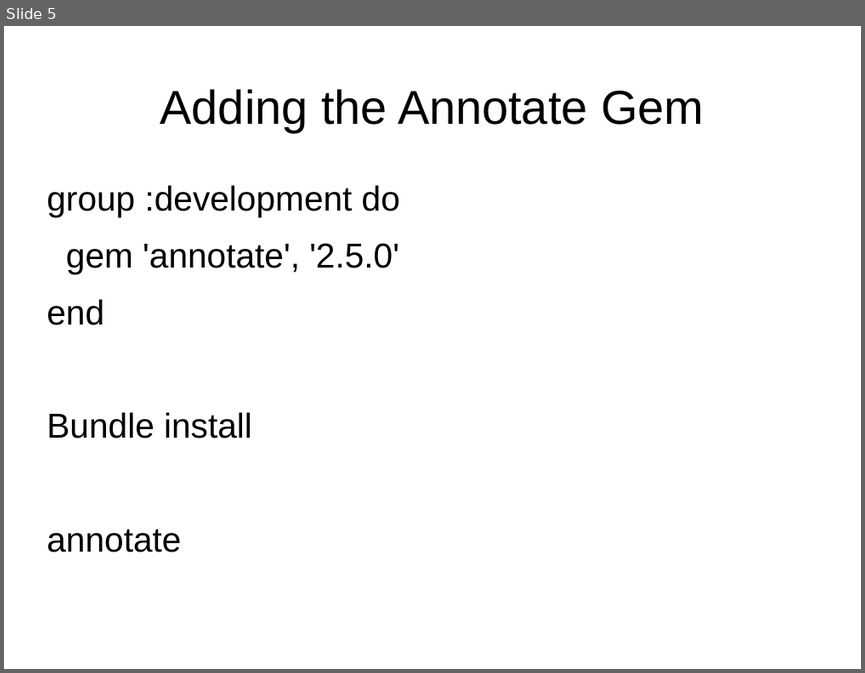
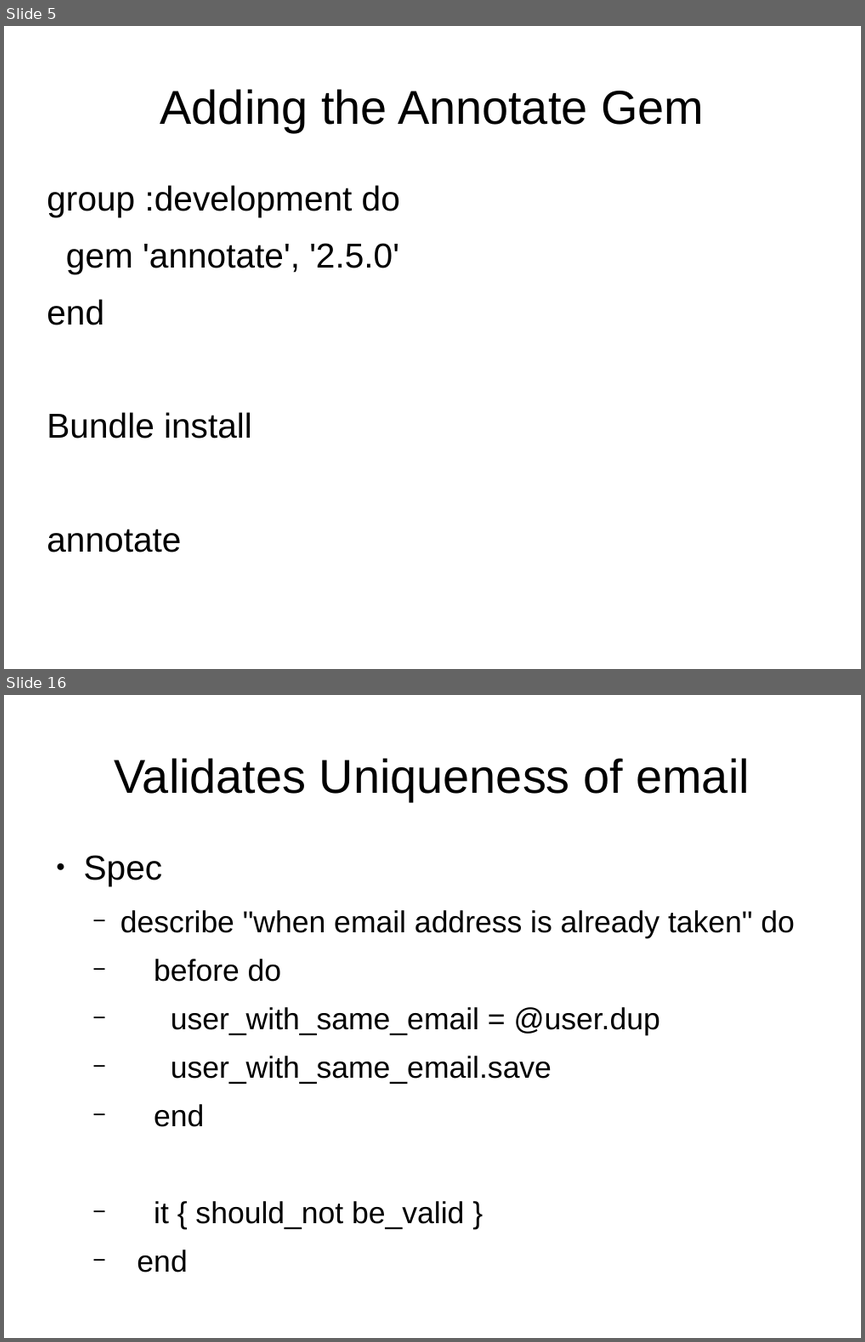
Before and after one commit to EmeraldCityProgrammingGroup/presentations-2013, a slide deck: ModelingUsers.odp. Shown one above the other, each under a label of ours: slide 5 before the commit, slides 5 and 16 after it; the slides between them are not shown. The pictures are 865x673 and 865x1342 pixels, drawn with LibreOffice and Linux fonts; fonts in the diff are those of the drawing. Boxes give left, top, right and bottom in pixels: in the first picture for what was removed or moved away, otherwise in the second. Text is boxed around its words. In the diff, an @@ line names an element or a change of style, - is before the commit and + after.

Commit message:
Have ch6 done through the validations

```diff
--- a/ModelingUsers.odp
+++ b/ModelingUsers.odp
@@ slide 16 added at [4, 695, 861, 1338], background #FFFFFF @@
@@ title added at [114, 758, 749, 801], 44 pt, text #000000 @@
+Validates Uniqueness of email
@@ text added at [84, 855, 794, 1229], 28 pt, text #000000 @@
+● Spec
+  − describe "when email address is already taken" do
+  − before do
+  − user_with_same_email = @user.dup
+  − user_with_same_email.save
+  − end
+  − it { should_not be_valid }
+  − end
```
Also in this commit, not shown: 13 other slides added.
